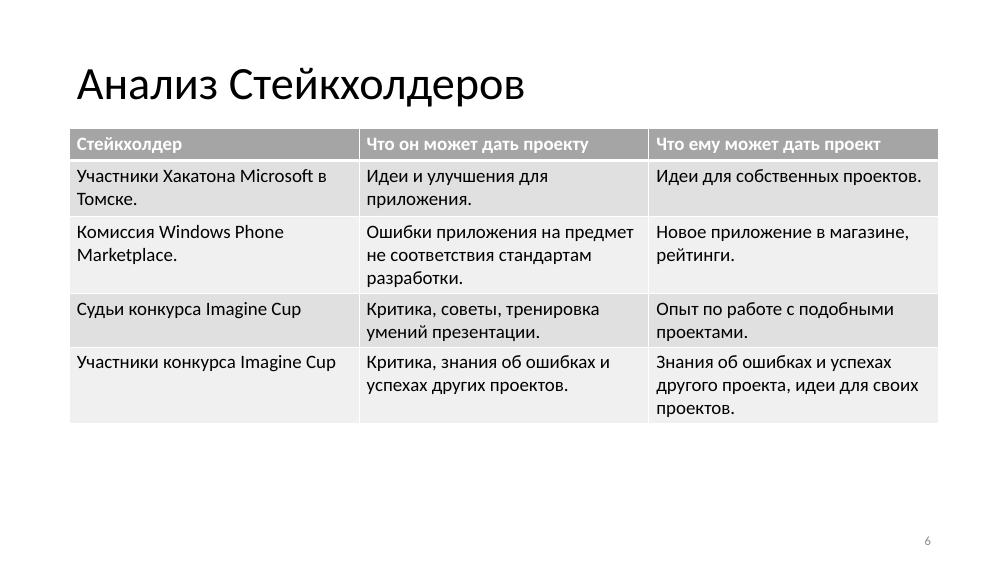
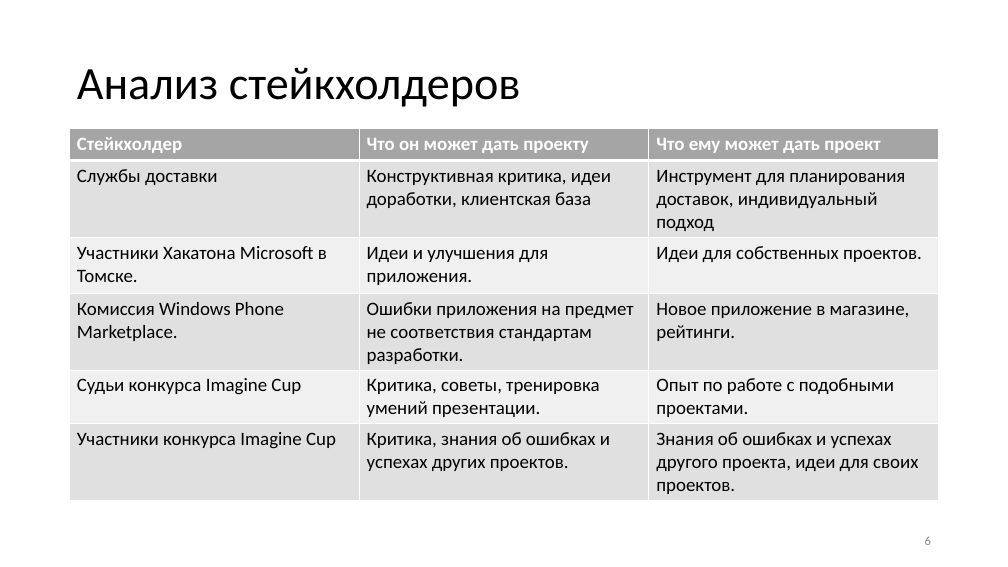
Before and after one commit to nocom91/GeoTime, a slide deck: slide 6 of Документы/GeoTimePresentation-remake.pptx. Drawn at 1008x567 pixels with LibreOffice and Linux fonts; fonts in the diff are those of the drawing; background and template pictures are left out. Boxes give left, top, right and bottom in pixels: in the first picture for what was removed or moved away, otherwise in the second. Text is boxed around its words. In the diff, an @@ line names an element or a change of style, - is before the commit and + after.

```diff
--- a/Документы/GeoTimePresentation-remake.pptx
+++ b/Документы/GeoTimePresentation-remake.pptx
@@ title at (x1=77, y1=67, x2=521, y2=107): text changed @@
-Анализ Стейкхолдеров
+Анализ стейкхолдеров
@@ table at (x1=70, y1=129, x2=938, y2=498) @@
+row 2: Службы доставки | Конструктивная критика, идеи доработки, клиентская база | Инструмент для планирования доставок, индивидуальный подход
```
Also in this commit, not shown: 3 other slides changed, 1 other file.
